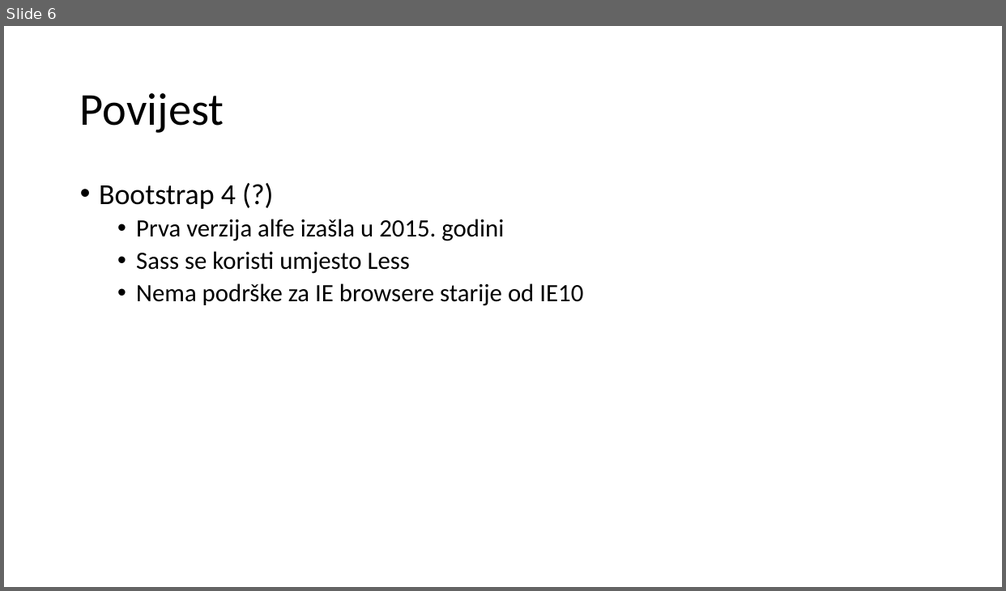
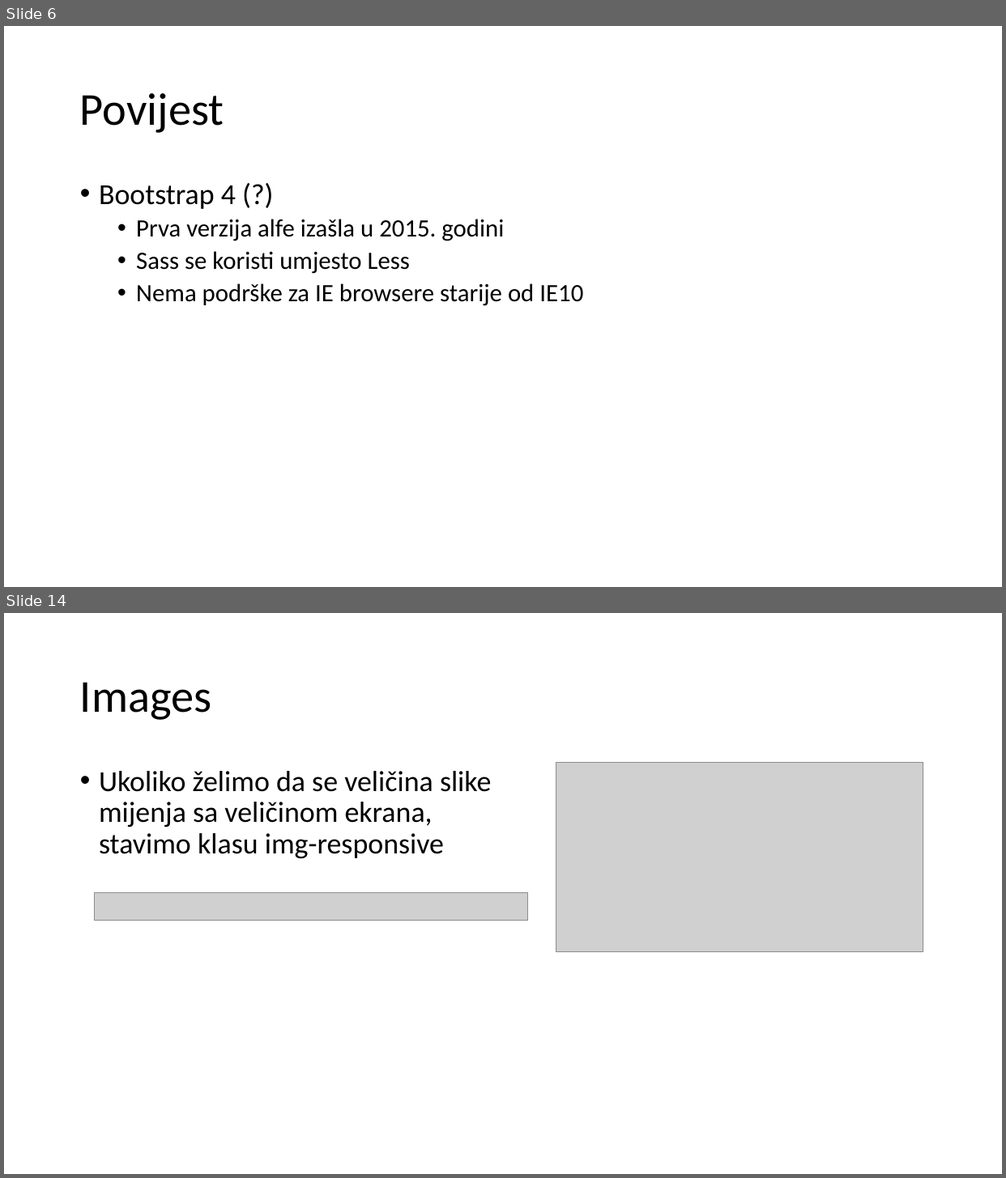
Before and after one commit to mmssniper/angular-workshop, a slide deck: prezentacije/1-6 Twitter Bootstrap.pptx. Shown one above the other, each under a label of ours: slide 6 before the commit, slides 6 and 14 after it; the slides between them are not shown. The pictures are 1006x591 and 1006x1178 pixels, drawn with LibreOffice and Linux fonts; fonts in the diff are those of the drawing; grey boxes stand for pictures. Boxes give left, top, right and bottom in pixels: in the first picture for what was removed or moved away, otherwise in the second. Text is boxed around its words. In the diff, an @@ line names an element or a change of style, - is before the commit and + after.

```diff
--- a/prezentacije/1-6 Twitter Bootstrap.pptx
+++ b/prezentacije/1-6 Twitter Bootstrap.pptx
@@ slide 14 added at [4,613,1002,1174], background #FFFFFF @@
@@ title added at [80,682,212,720], 44 pt, text #000000 @@
+Images
@@ text added at [99,771,492,858], 28 pt, text #000000 @@
+• Ukoliko želimo da se veličina slike mijenja sa veličinom ekrana, stavimo klasu img-responsive
@@ picture added at [556,763,923,952] @@
@@ picture added at [94,892,528,920] @@
```
Also in this commit, not shown: 12 slides changed, 4 other slides added, 3 slides removed.
